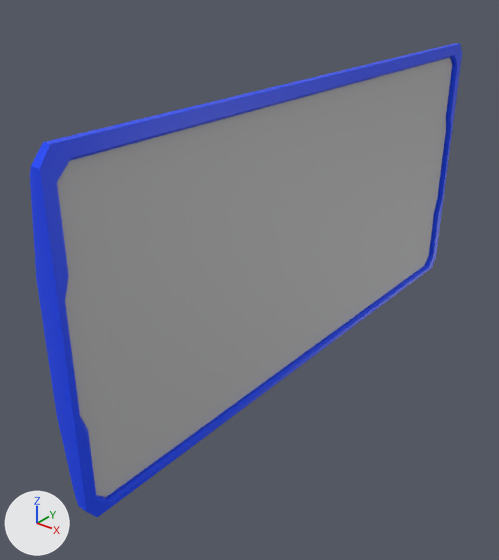
The FBX model Assets/Models/!Props/billboard.fbx as it was, and as the next commit left it.
One viewpoint serves both versions: a 50 mm camera at (13.5, -21.2, 15.4) aimed at (-2.0, -1.7, 3.4). Lighting does not change. The marker at lower left points along +X, +Y and +Z. Where no turn or scale is listed for an object, it has been applied to the vertices.

Script lines for the objects in view, before the commit:
```python
me_mesh = bpy.data.meshes.new('Mesh')
me_mesh.from_pydata(...)  # 658 vertices, 647 faces; spans x -2.9..-0.1, y -12.0..12.0, z -0.3..11.2
# faces by material slot: [480, 14, 153]
me_mesh.materials.append(mat_lambert19)  # red #ff0000
me_mesh.materials.append(mat_lambert20)  # grey #bcbcbc
me_mesh.materials.append(mat_lambert5_trimsheetmetal_6)  # blue #0043ff
ob_polysurface21 = bpy.data.objects.new('polySurface21', me_mesh)
ob_polysurface21.location = (0.0, 0.0, 0.0)
```
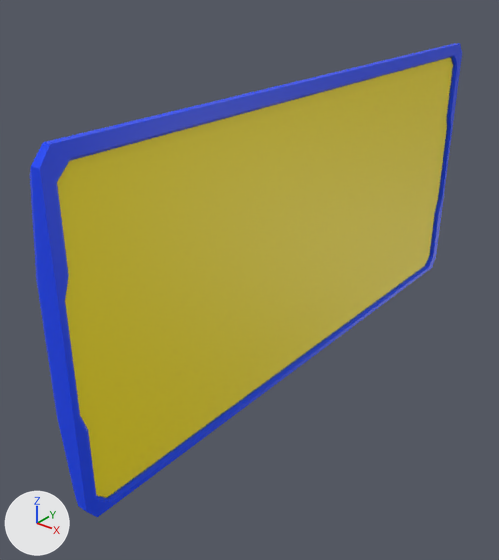
Where the newer file only moved an object's origin or applied its transform, the numbers keep the older frame.

Scene script edits in JSON lines:
```json
{"op": "add", "block": "mat_lambert21", "code": ["mat_lambert21 = principled_material('lambert21')", "mat_lambert21.base_color = (1.0, 0.822, 0.0)  # yellow #ffea00"]}
{"block": "me_mesh", "where": "# used by ob_polysurface21; location = (0.0, 0.0, 0.0)"}
{"op": "remove", "block": "me_mesh", "code": "me_mesh.from_pydata(...)  # 658 vertices, 647 faces; spans x -2.9..-0.1, y -12.0..12.0, z -0.3..11.2"}
{"op": "add", "block": "me_mesh", "code": "me_mesh.from_pydata(...)  # 682 vertices, 661 faces; spans x -2.9..-0.1, y -12.0..12.0, z -0.3..11.2"}
{"block": "me_mesh", "change": "me_mesh part 1: a new loose piece of 24 vertices spanning x -0.2, y -11.9..11.9, z -0.2..10.8, in mat_lambert21 (yellow #ffea00)"}
{"op": "add", "block": "me_mesh", "code": "me_mesh.materials.append(mat_lambert21)  # yellow #ffea00"}
```

Pixel boxes [x1, y1, x2, y2] of what changed, in the pictures (499 x 560 px):
```json
{"part": 1, "of": "me_mesh", "change": "added", "after": [57, 58, 453, 497], "on screen": "yellow"}
```
